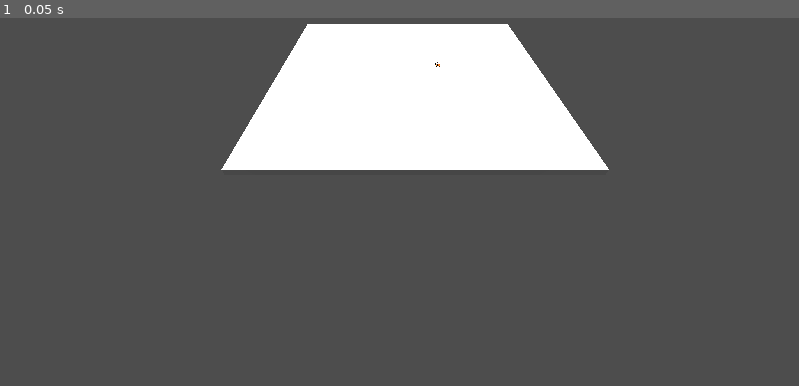
Above: before the commit, frame 1.
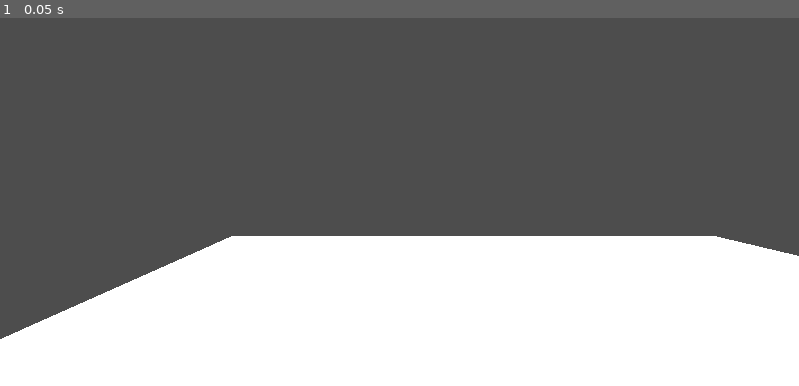
Above: after the commit, the same moment.

Repository: madddmadd/squash_the_creeps_start_1.1.0
Game: Godot game, scene res://map.tscn
The game is run twice, just before and just after one commit, with the same random seed, the same clock (stepped at 60 frames per second) and the same inputs.
Inputs:
- Up to frame 1 (0.05 s): no input

The runs differ from the first frame. In frame 1, 51% of the frame differs, in the area x 0-100%, y 1-100%.

Commit message:
Update map.tscn

Diff:
--- a/map.tscn
+++ b/map.tscn
@@ -3,7 +3,7 @@
 [ext_resource type="PackedScene" uid="uid://bp3y2ur5gqr65" path="res://player.tscn" id="1_s4kvi"]
 
 [sub_resource type="BoxShape3D" id="BoxShape3D_jcgqj"]
-size = Vector3(160.101, 2, 169.689)
+size = Vector3(102.452, 2, 103.107)
 
 [sub_resource type="BoxMesh" id="BoxMesh_ulqn0"]
 
@@ -12,6 +12,7 @@
 [node name="StaticBody3D" type="StaticBody3D" parent="."]
 
 [node name="CollisionShape3D" type="CollisionShape3D" parent="StaticBody3D"]
+transform = Transform3D(1, 0, 0, 0, 1, 0, 0, 0, 1, -0.537109, 0, -0.0737152)
 shape = SubResource("BoxShape3D_jcgqj")
 
 [node name="MeshInstance3D" type="MeshInstance3D" parent="StaticBody3D"]
@@ -28,7 +29,7 @@
 transform = Transform3D(1, 0, 0, 0, 1, 1.74846e-07, 0, -1.74846e-07, 1, -45, 0, 0)
 
 [node name="Camera3D" type="Camera3D" parent="camera pivot"]
-transform = Transform3D(1, 0, 0, 0, 0.707107, 0.707107, 0, -0.707107, 0.707107, 40.9339, 55.8362, 101.876)
+transform = Transform3D(1, 0, 0, 0, 1, 0, 0, 0, 1, 29.697, 16.4415, 10.2518)
 near = 0.023
 
 [node name="Node3D" parent="." instance=ExtResource("1_s4kvi")]
